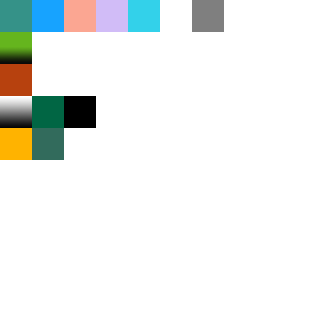
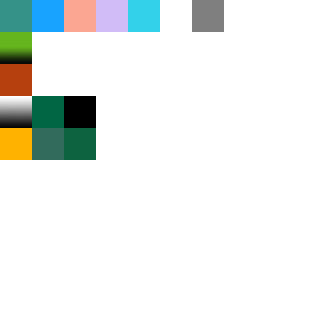
Comparing the layer stacks of the two 320 x 320 images. Changes:
added layer "Rectangle 15" above "Rectangle 8" over [64, 128, 96, 160]
